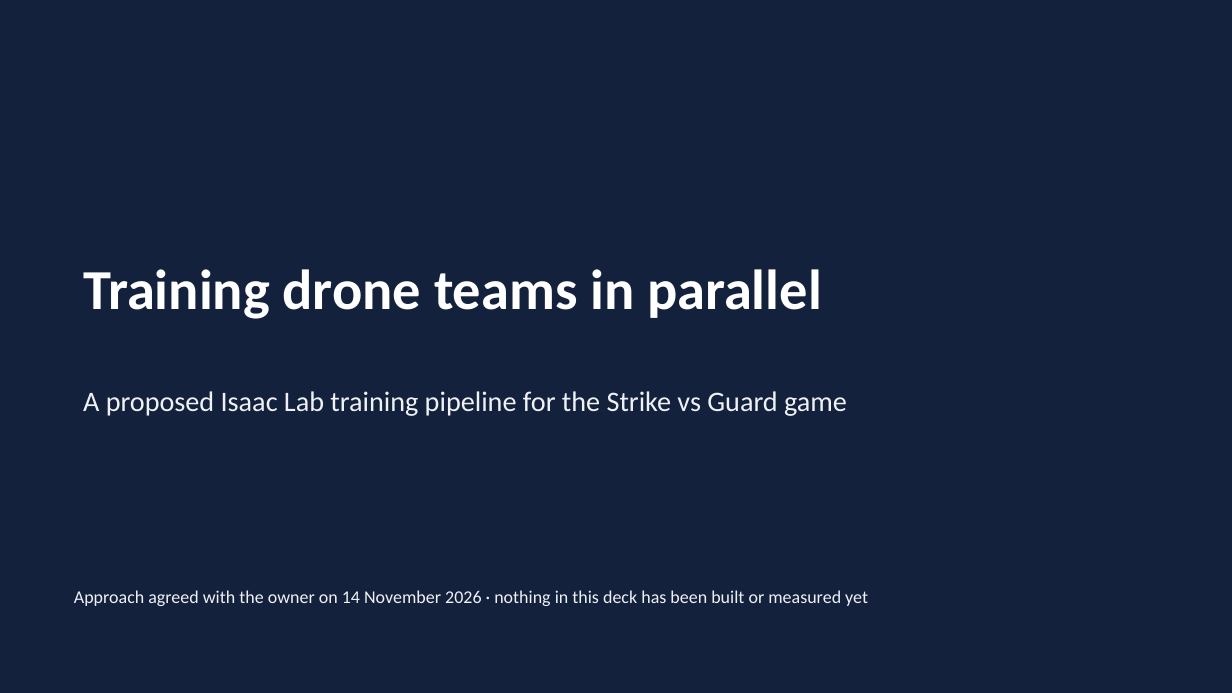
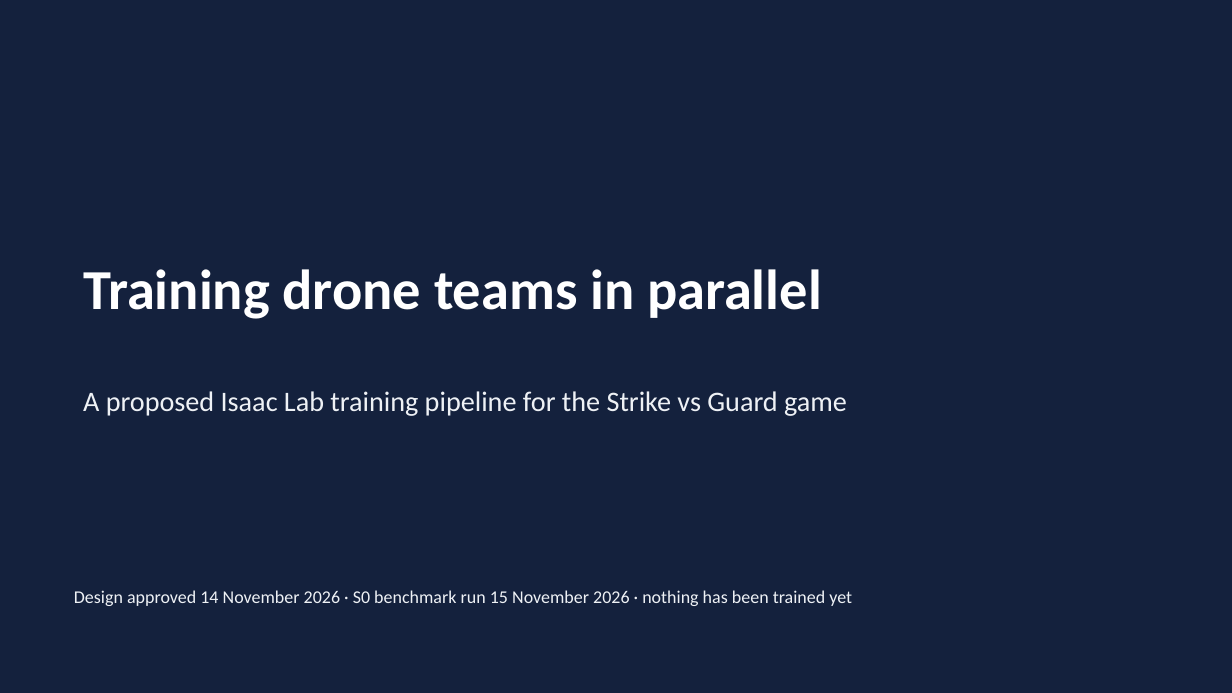
Before and after one commit to AI-DA-STC/AirStack-starling-max2, a slide deck: slide 1 of svg_training/docs/pipeline/training-pipeline.pptx. Drawn at 1232x693 pixels with LibreOffice and Linux fonts; fonts in the diff are those of the drawing. Boxes give left, top, right and bottom in pixels: in the first picture for what was removed or moved away, otherwise in the second. Text is boxed around its words. In the diff, an @@ line names an element or a change of style, - is before the commit and + after.

```diff
--- a/svg_training/docs/pipeline/training-pipeline.pptx
+++ b/svg_training/docs/pipeline/training-pipeline.pptx
@@ text at box(74, 590, 852, 606): text changed @@
-Approach agreed with the owner on 14 November 2026 · nothing in this deck has been built or measured yet
+Design approved 14 November 2026 · S0 benchmark run 15 November 2026 · nothing has been trained yet
```
Also in this commit, not shown: 2 other slides changed, 1 slide added, 15 other files.
